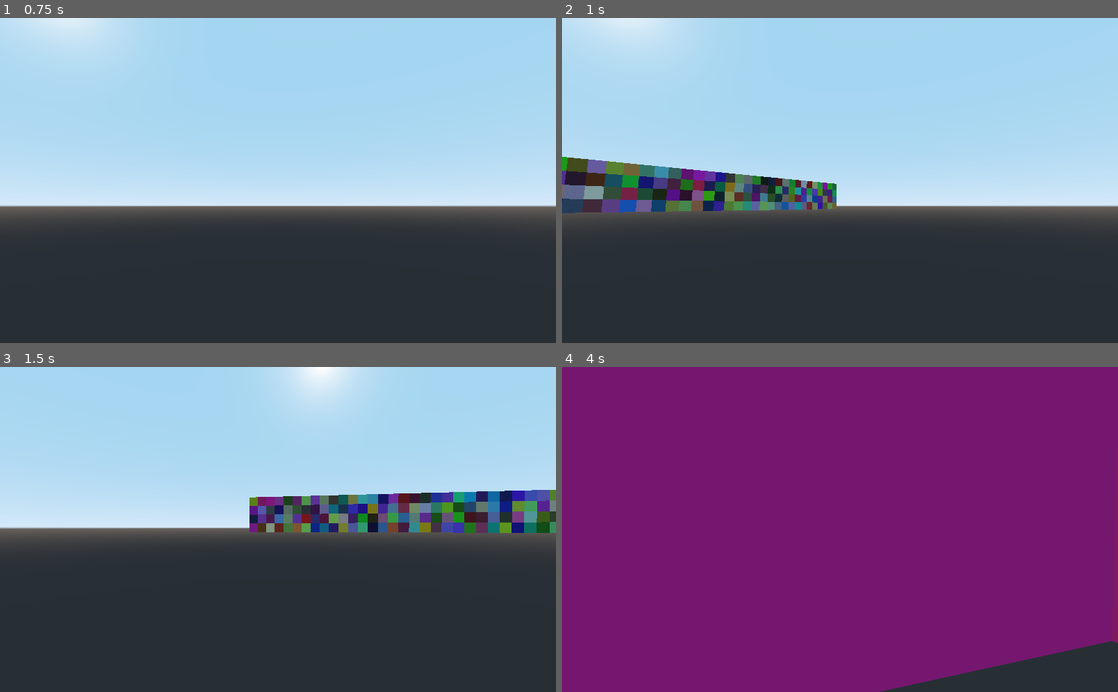
Above: before the commit, frames 1-4 (two rows, left to right).
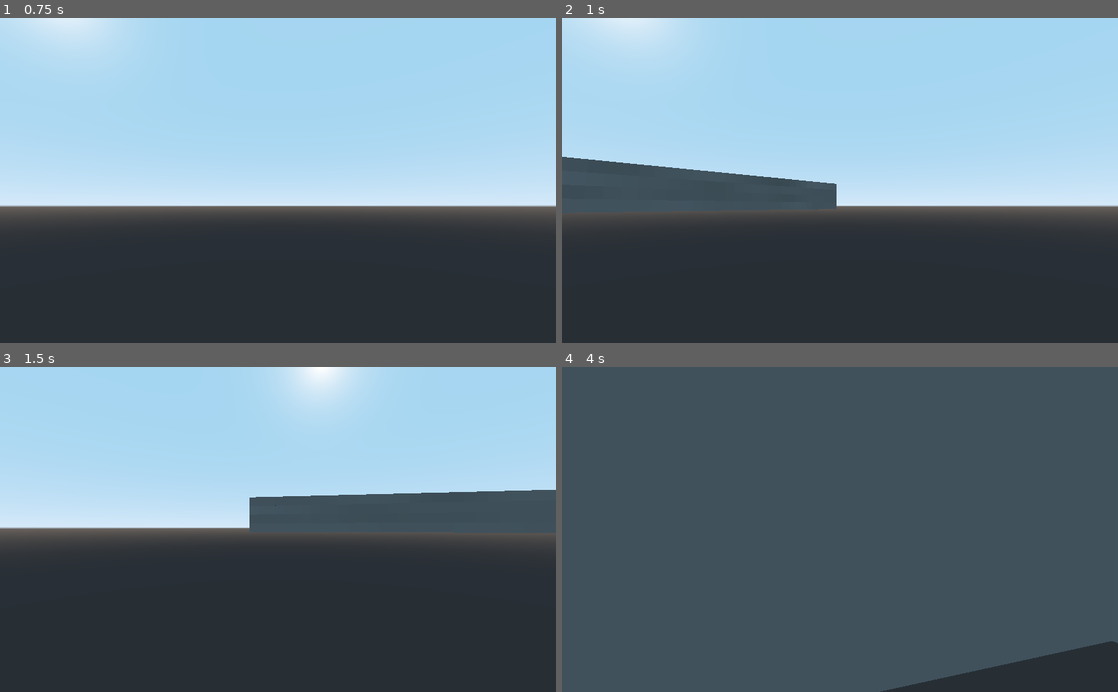
Above: after the commit, the same moments.

Repository: pragma-strict/Voxel-Playground-Godot
Game: Godot game, scene res://World.tscn
The game is run twice, just before and just after one commit, with the same random seed, the same clock (stepped at 60 frames per second) and the same inputs.
Inputs (mouse positions are in pixels of both pictures, inside the frame that each line leads up to):
- Up to frame 1 (0.75 s): tap Enter at 0.5 s; move the mouse to (400, 164) at 0.52 s; hold D (move_right) from 0.53 s (still down); hold C from 0.53 s (still down); click (400, 164) at 0.67 s
- Up to frame 2 (1 s): keep holding D (move_right); keep holding C; tap Space at 0.77, 0.8 s
- Up to frame 3 (1.5 s): tap Space at 1.07, 1.35 s; move the mouse to (250, 529) at 1.27 s; release D (move_right) at 1.28 s; release C at 1.28 s; hold W (move_forward) from 1.28 s (still down)
- Up to frame 4 (4 s): keep holding W (move_forward); tap Space at 1.52, 1.82, 2.3, 3.02, 3.32 s; tap C at 1.55, 2.85 s; move the mouse to (851, 523) at 2.02 s; hold C 2.03-2.78 s; move the mouse to (834, 536) at 2.77 s; move the mouse to (878, 532) at 3.52 s; hold Space from 3.53 s (still down)

Frame 1 is identical in both runs. In frame 2, 6.1% of the frame differs, in the area x 0-50%, y 42-61%; in frame 3, 6.6%; in frame 4, 97%, in the area x 0-100%, y 0-100%.

Commit message:
Implement 3D kernel blur

Diff:
--- a/Generator.gd
+++ b/Generator.gd
@@ -15,6 +15,8 @@
 var stride_x
 var stride_y
 var stride_z
+
+var index_offset_kernel
 
 var cells = [] # [x][y][z]
 var cell_nodes = [] # Node refs
@@ -25,25 +27,116 @@
 	stride_x = chunk_width * chunk_height
 	stride_y = chunk_height
 	stride_z = 1
+	init_offset_kernel()
 
 func _input(event):
 	if(Input.is_key_pressed(KEY_SPACE) and !b_generated):
 		generate_cells()
-		generate_cell_nodes()
 		b_generated = true
 	if(Input.is_key_pressed(KEY_C)):
-		randomize_cell_colors()
+		kernel_diffuse()
+
+# Create the kernel of index offsets
+func init_offset_kernel():
+	index_offset_kernel = [
+		cell_coordinate_to_index(Vector3(-1, -1, -1)),
+		cell_coordinate_to_index(Vector3(-1, -1, 0)),
+		cell_coordinate_to_index(Vector3(-1, -1, 1)),
+		cell_coordinate_to_index(Vector3(0, -1, -1)),
+		cell_coordinate_to_index(Vector3(0, -1, 0)),
+		cell_coordinate_to_index(Vector3(0, -1, 1)),
+		cell_coordinate_to_index(Vector3(1, -1, -1)),
+		cell_coordinate_to_index(Vector3(1, -1, 0)),
+		cell_coordinate_to_index(Vector3(1, -1, 1)),
+		cell_coordinate_to_index(Vector3(-1, 0, -1)),
+		cell_coordinate_to_index(Vector3(-1, 0, 0)),
+		cell_coordinate_to_index(Vector3(-1, 0, 1)),
+		cell_coordinate_to_index(Vector3(0, 0, -1)),
+		cell_coordinate_to_index(Vector3(0, 0, 0)),
+		cell_coordinate_to_index(Vector3(0, 0, 1)),
+		cell_coordinate_to_index(Vector3(1, 0, -1)),
+		cell_coordinate_to_index(Vector3(1, 0, 0)),
+		cell_coordinate_to_index(Vector3(1, 0, 1)),
+		cell_coordinate_to_index(Vector3(-1, 1, -1)),
+		cell_coordinate_to_index(Vector3(-1, 1, 0)),
+		cell_coordinate_to_index(Vector3(-1, 1, 1)),
+		cell_coordinate_to_index(Vector3(0, 1, -1)),
+		cell_coordinate_to_index(Vector3(0, 1, 0)),
+		cell_coordinate_to_index(Vector3(0, 1, 1)),
+		cell_coordinate_to_index(Vector3(1, 1, -1)),
+		cell_coordinate_to_index(Vector3(1, 1, 0)),
+		cell_coordinate_to_index(Vector3(1, 1, 1))
+	]
+
+# Create the kernel of index offsets as a nested array
+func init_offset_kernel_nested():
+	index_offset_kernel = [
+		[
+			[
+				cell_coordinate_to_index(Vector3(-1, -1, -1)),
+				cell_coordinate_to_index(Vector3(-1, -1, 0)),
+				cell_coordinate_to_index(Vector3(-1, -1, 1))
+			],
+			[
+				cell_coordinate_to_index(Vector3(0, -1, -1)),
+				cell_coordinate_to_index(Vector3(0, -1, 0)),
+				cell_coordinate_to_index(Vector3(0, -1, 1))
+			],
+			[
+				cell_coordinate_to_index(Vector3(1, -1, -1)),
+				cell_coordinate_to_index(Vector3(1, -1, 0)),
+				cell_coordinate_to_index(Vector3(1, -1, 1))
+			]
+		],
+		[
+			[
+				cell_coordinate_to_index(Vector3(-1, 0, -1)),
+				cell_coordinate_to_index(Vector3(-1, 0, 0)),
+				cell_coordinate_to_index(Vector3(-1, 0, 1))
+			],
+			[
+				cell_coordinate_to_index(Vector3(0, 0, -1)),
+				cell_coordinate_to_index(Vector3(0, 0, 0)),
+				cell_coordinate_to_index(Vector3(0, 0, 1))
+			],
+			[
+				cell_coordinate_to_index(Vector3(1, 0, -1)),
+				cell_coordinate_to_index(Vector3(1, 0, 0)),
+				cell_coordinate_to_index(Vector3(1, 0, 1))
+			]
+		],
+		[
+			[
+				cell_coordinate_to_index(Vector3(-1, 1, -1)),
+				cell_coordinate_to_index(Vector3(-1, 1, 0)),
+				cell_coordinate_to_index(Vector3(-1, 1, 1))
+			],
+			[
+				cell_coordinate_to_index(Vector3(0, 1, -1)),
+				cell_coordinate_to_index(Vector3(0, 1, 0)),
+				cell_coordinate_to_index(Vector3(0, 1, 1))
+			],
+			[
+				cell_coordinate_to_index(Vector3(1, 1, -1)),
+				cell_coordinate_to_index(Vector3(1, 1, 0)),
+				cell_coordinate_to_index(Vector3(1, 1, 1))
+			]
+		]
+	]
 
 # Create and initialize all cells
 func generate_cells():
 	for i in range(chunk_width * chunk_width * chunk_height):
-		cells.append(new_cell())
+		cells.append(new_cell(i))
 
 # Produce data for a single cell
-func new_cell():
+func new_cell(index:int):
+	var value = randf()
+	var color = Color(value, value, value)
 	var cell = {
 		'type' : 0,
-		'value' : randf()
+		'value' : value,
+		'node' : generate_cell_node(index, color)
 	}
 	return cell
 
@@ -60,33 +153,38 @@
 		node.set_color(cell_color)
 		cell_nodes.append(node)
 
+# Create and return a cell node. Also adds it to the scene tree.
+func generate_cell_node(index:int, color:Color):
+	var node = cell_scene.instance()
+	var position = cell_index_to_coordinate(index) * cell_size
+	node.translate(position)
+	node.scale = Vector3(cell_size * 0.5, cell_size * 0.5, cell_size * 0.5)
+	add_child(node)
+	node.set_color(color)
+	return node
+
 # Randomize colors of existing cells
 func randomize_cell_colors():
-	for cell in cell_nodes:
-		cell.set_color(Color(RNG.randf(), RNG.randf(), RNG.randf()))
-
-# Return the indexes of cells surrounding a given index
-func get_index_kernel(origin:int):
-	var kernel = [[]]
-	var top_row = []
-	var middle_row = []
-	var bottom_row = []
-	var up = get_index_adjacent_to(origin, Vector3.UP)
-	var down = get_index_adjacent_to(origin, Vector3.DOWN)
-	var right = get_index_adjacent_to(origin, Vector3.RIGHT)
-	var left = get_index_adjacent_to(origin, Vector3.LEFT)
-	var forward = get_index_adjacent_to(origin, Vector3.FORWARD)
-	var back = get_index_adjacent_to(origin, Vector3.BACK)
-	top_row.append(get_index_adjacent_to(up, Vector3.LEFT))
-	top_row.append(up)
-	top_row.append(get_index_adjacent_to(up, Vector3.RIGHT))
-	middle_row.append(left)
-	middle_row.append(origin)
-	middle_row.append(right)
-	bottom_row.append(get_index_adjacent_to(down, Vector3.LEFT))
-	bottom_row.append(down)
-	bottom_row.append(0)
-	return kernel
+	for cell in cells:
+		cell['node'].set_color(Color(RNG.randf(), RNG.randf(), RNG.randf()))
+
+# Set cell colors according to values
+func update_cell_colors():
+	for cell in cells:
+		cell['node'].set_color(Color(cell['value'], cell['value'], cell['value']))
+
+# Average the values in each cell with neighboring cells
+func kernel_diffuse():
+	for i in range(len(cells)):
+		var sum = 0
+		var cells_in_kernel = 0
+		for k in range(len(index_offset_kernel)):
+			var offset_index = i + index_offset_kernel[k]
+			if offset_index >= 0 and offset_index < len(cells):
+				cells_in_kernel += 1
+				sum += cells[offset_index]['value']
+		cells[i]['value'] = sum / cells_in_kernel
+	update_cell_colors()
 
 func get_index_adjacent_to(origin:int, direction:Vector3):
 	var coordinate = cell_index_to_coordinate(origin)
